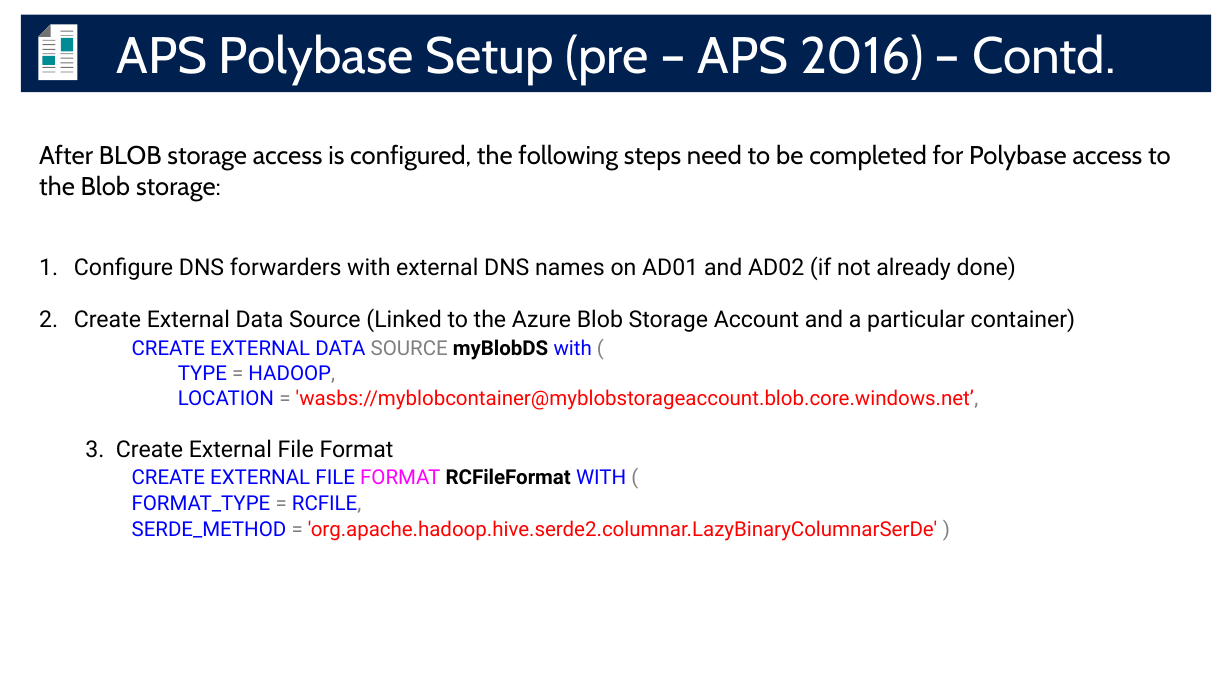
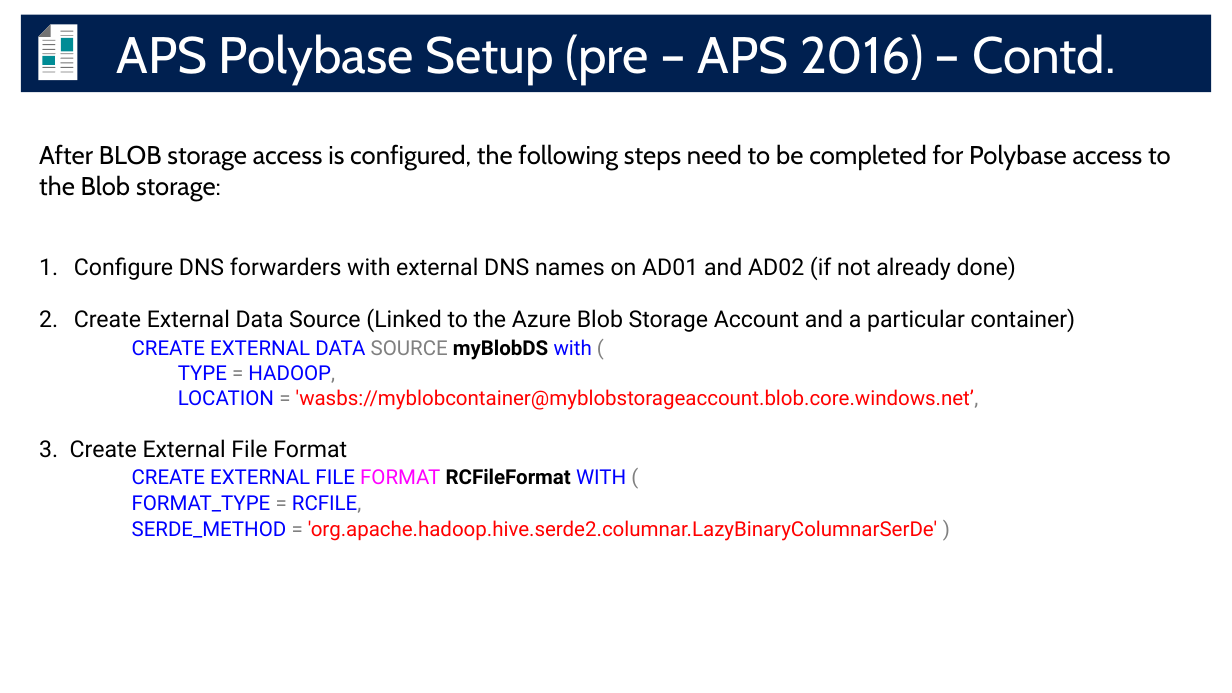
Before and after one commit to microsoft/AzureDWScriptsandUtilities, a slide deck: slide 38 of APS to SQL DW Migration - Schema and Data Migration with PolyBase/APS2SQLDW_Migration.pptx. Drawn at 1232x693 pixels with LibreOffice and Linux fonts; fonts in the diff are those of the drawing; background and template pictures are left out. Boxes give left, top, right and bottom in pixels: in the first picture for what was removed or moved away, otherwise in the second. Text is boxed around its words. In the diff, an @@ line names an element or a change of style, - is before the commit and + after.

```diff
--- a/APS to SQL DW Migration - Schema and Data Migration with PolyBase/APS2SQLDW_Migration.pptx
+++ b/APS to SQL DW Migration - Schema and Data Migration with PolyBase/APS2SQLDW_Migration.pptx
@@ text at box(39, 439, 347, 458): list level 2 to 1 in "3. Create External File Format" @@
```
Also in this commit, not shown: 11 other slides changed, 1 slide added, 1 slide removed.
